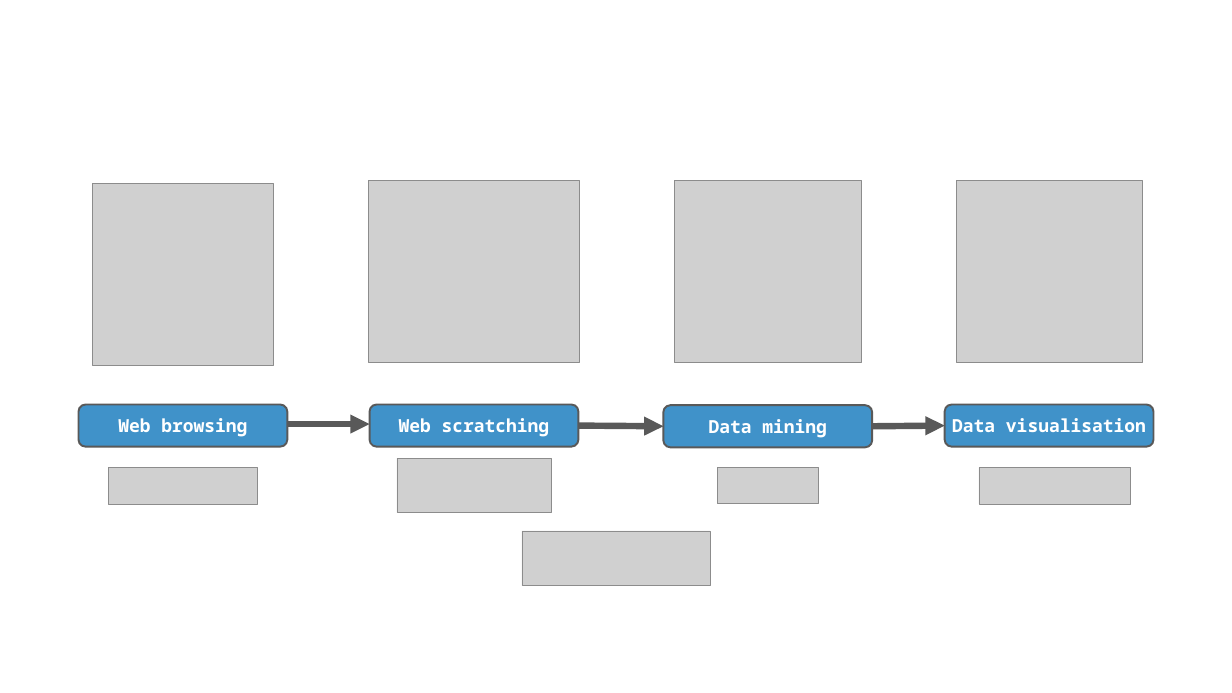
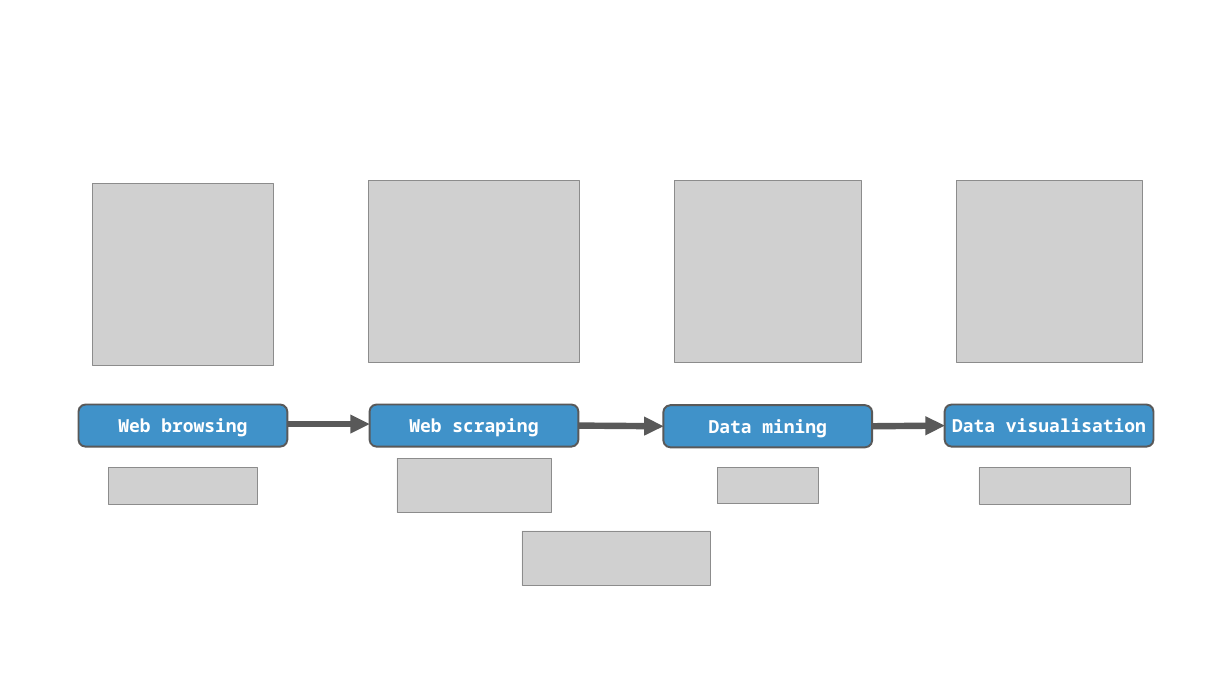
Before and after one commit to ricardodpcosta/ScholarPy, a slide deck: slide 1 of images/pipeline.pptx. Drawn at 1232x693 pixels with LibreOffice and Linux fonts; fonts in the diff are those of the drawing; grey boxes stand for pictures. Boxes give left, top, right and bottom in pixels: in the first picture for what was removed or moved away, otherwise in the second. Text is boxed around its words. In the diff, an @@ line names an element or a change of style, - is before the commit and + after.

```diff
--- a/images/pipeline.pptx
+++ b/images/pipeline.pptx
@@ text in rounded rectangle at (409,418,538,437): text changed @@
-Web scratching
+Web scraping
```
Also in this commit, not shown: 2 other files.
